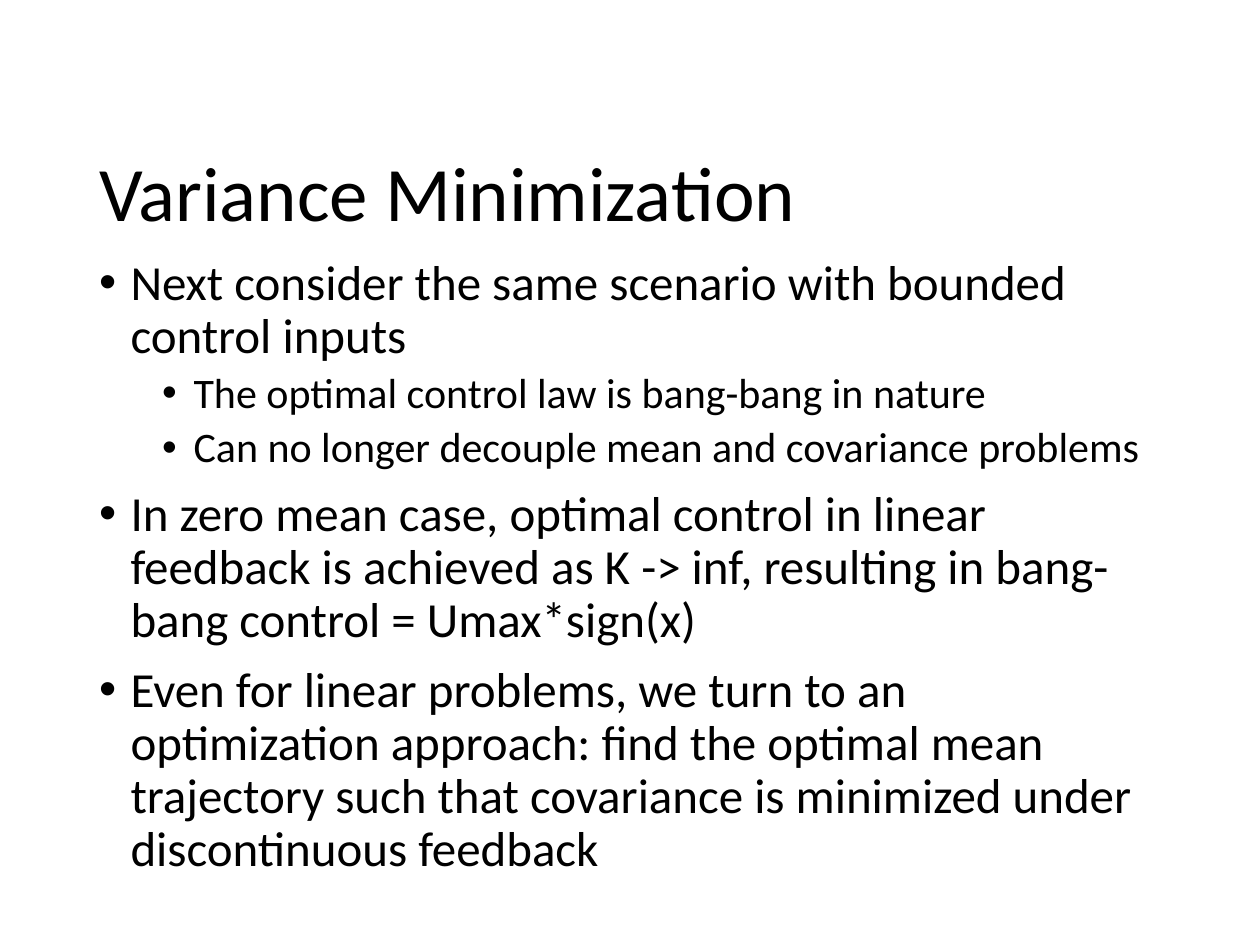
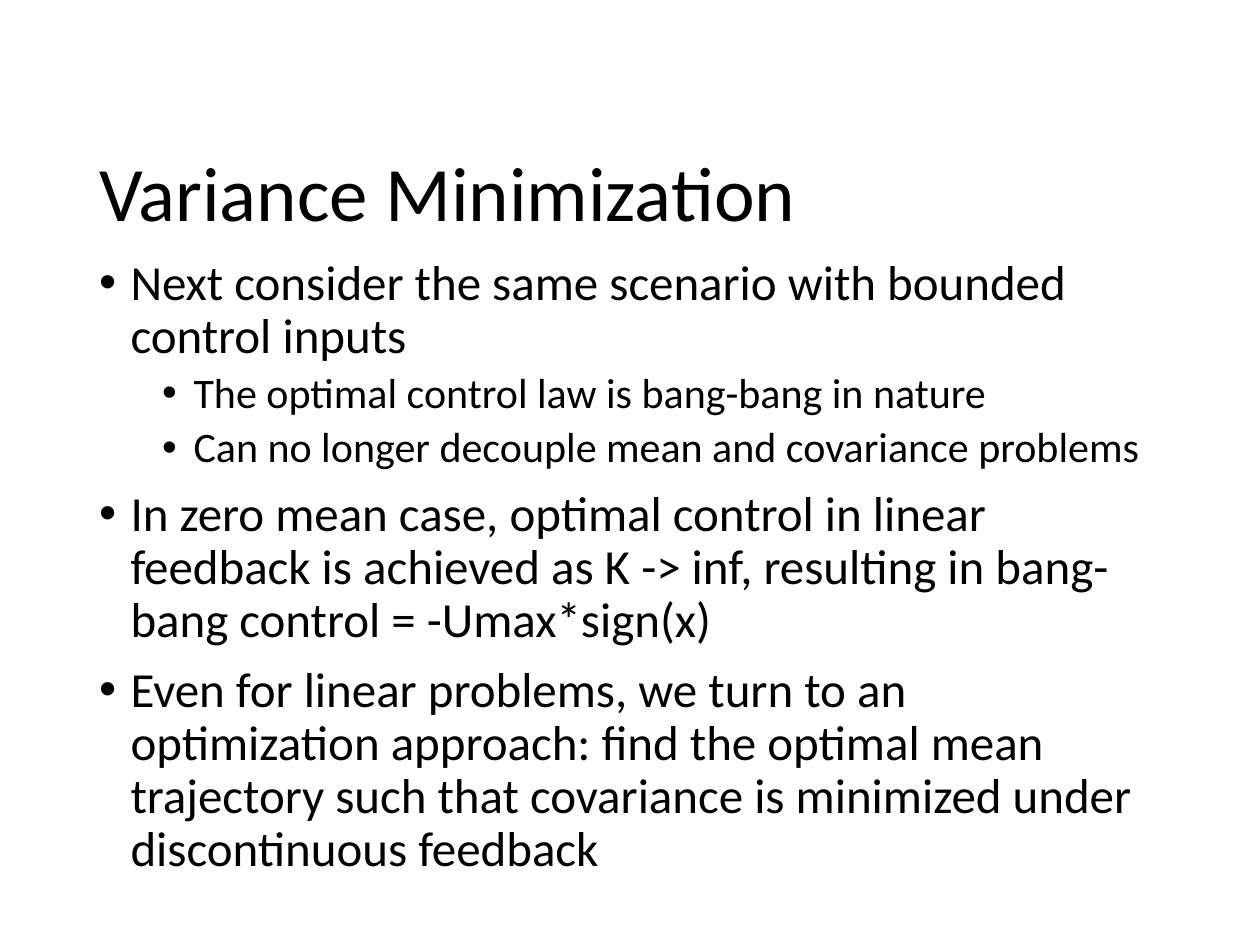
Before and after one commit to CDNoyes/EDL-Py, a slide deck: slide 13 of Documents/Qual Exam.pptx (slide 12 before the commit). Drawn at 1260x945 pixels with LibreOffice and Linux fonts; fonts in the diff are those of the drawing; background and template pictures are left out. Boxes give left, top, right and bottom in pixels: in the first picture for what was removed or moved away, otherwise in the second. Text is boxed around its words. In the diff, an @@ line names an element or a change of style, - is before the commit and + after.

```diff
--- a/Documents/Qual Exam.pptx
+++ b/Documents/Qual Exam.pptx
@@ text at box(131, 497, 1108, 646): text changed @@
-• In zero mean case, optimal control in linear feedback is achieved as K -> inf, resulting in bang-bang control = Umax*sign(x)
+• In zero mean case, optimal control in linear feedback is achieved as K -> inf, resulting in bang-bang control = -Umax*sign(x)
```
Also in this commit, not shown: 4 other slides changed, 1 slide added, 4 other files.
